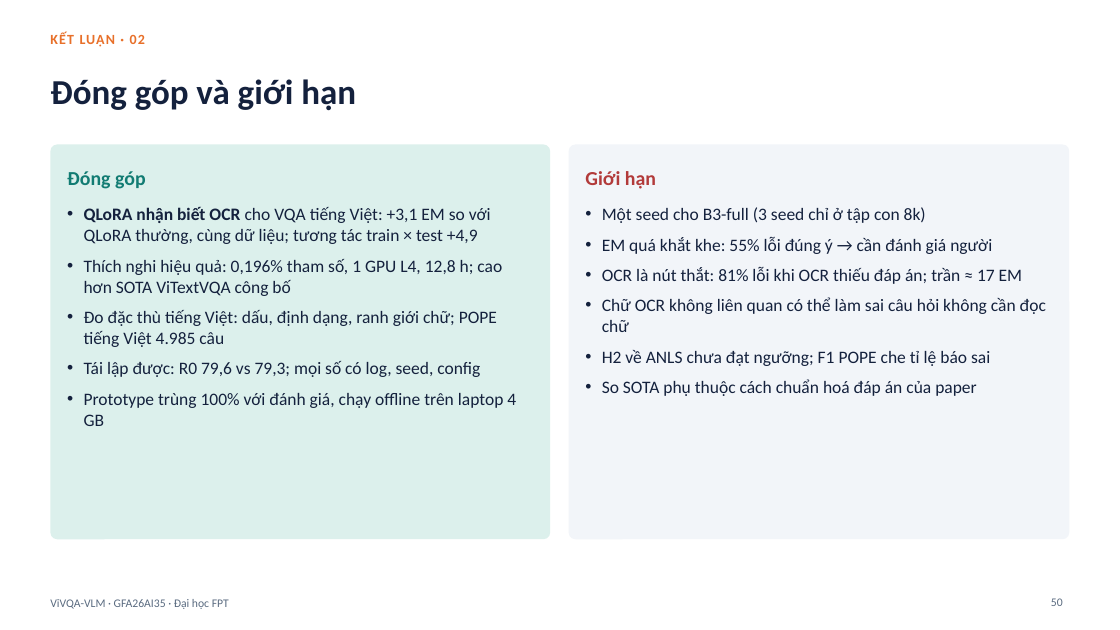
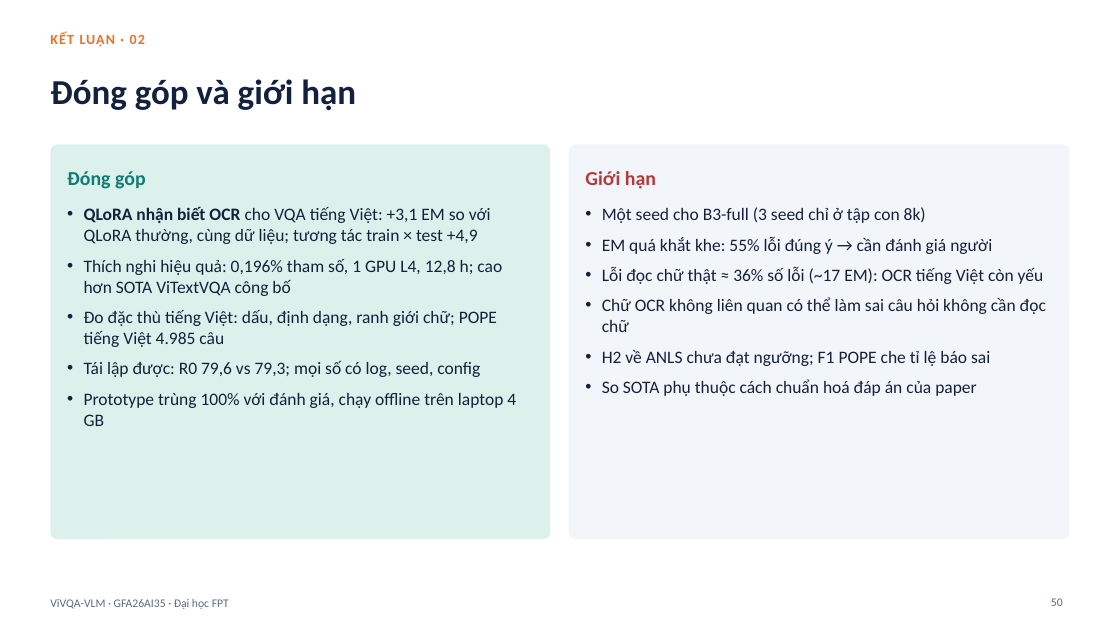
Before and after one commit to PLHGNAOH/ViVQA-VLM, a slide deck: slide 50 of docs/04_slides/KLTN_TV_Claude.pptx. Drawn at 1120x630 pixels with LibreOffice and Linux fonts; fonts in the diff are those of the drawing; background and template pictures are left out. Boxes give left, top, right and bottom in pixels: in the first picture for what was removed or moved away, otherwise in the second. Text is boxed around its words. In the diff, an @@ line names an element or a change of style, - is before the commit and + after.

```diff
--- a/docs/04_slides/KLTN_TV_Claude.pptx
+++ b/docs/04_slides/KLTN_TV_Claude.pptx
@@ text at [602, 267, 1044, 284]: text changed @@
-• OCR là nút thắt: 81% lỗi khi OCR thiếu đáp án; trần ≈ 17 EM
+• Lỗi đọc chữ thật ≈ 36% số lỗi (~17 EM): OCR tiếng Việt còn yếu
```
Also in this commit, not shown: 5 other slides changed, 7 other files.
